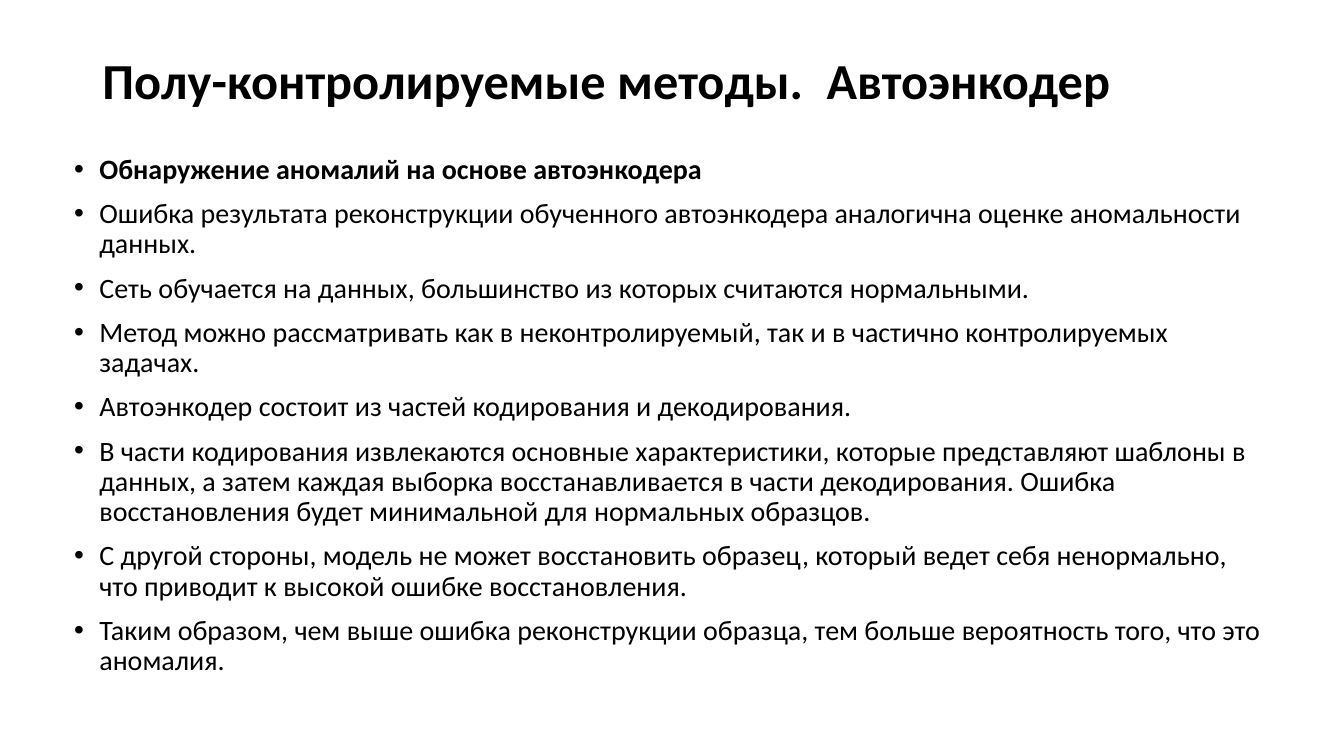
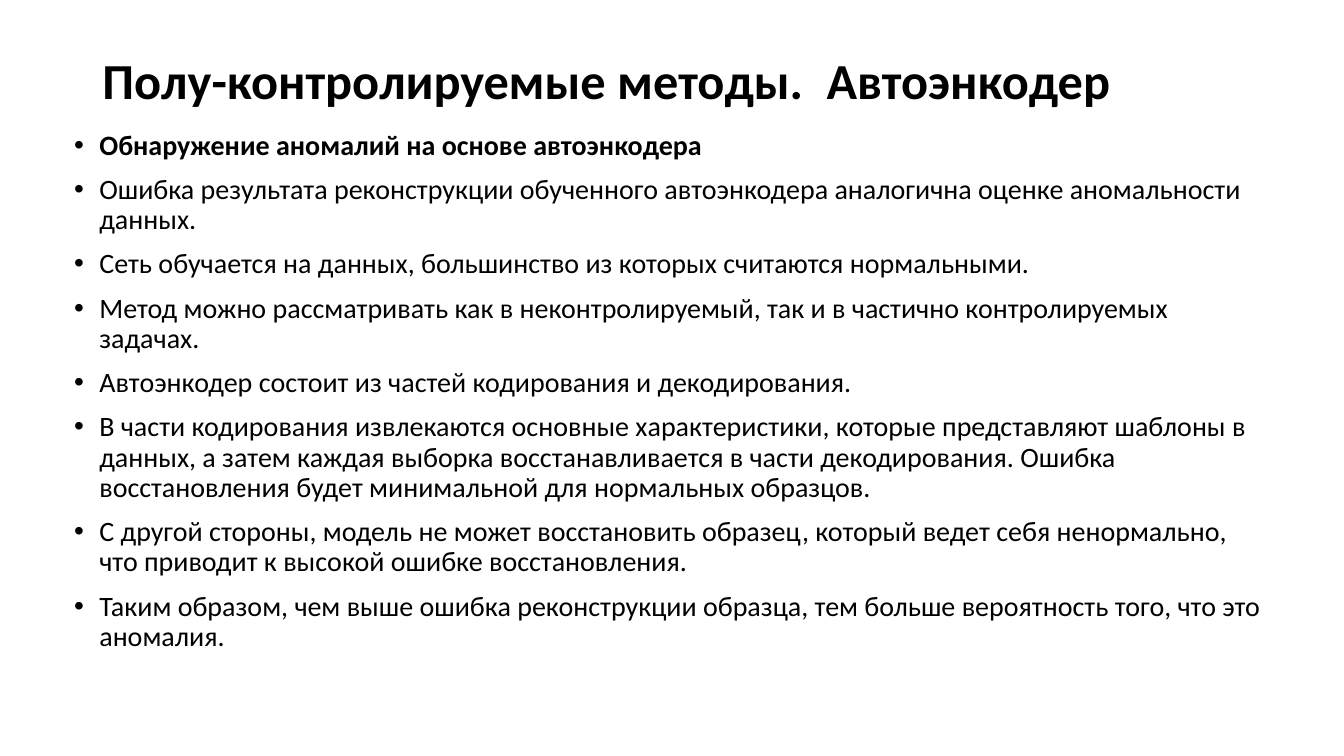
Before and after one commit to MVRonkin/TimeSeriesCourse, a slide deck: slide 31 of 2025/LEC/06-2 Обнаружение аномалий.pptx (slide 29 before the commit). Drawn at 1344x756 pixels with LibreOffice and Linux fonts; fonts in the diff are those of the drawing. Boxes give left, top, right and bottom in pixels: in the first picture for what was removed or moved away, otherwise in the second. Text is boxed around its words. In the diff, an @@ line names an element or a change of style, - is before the commit and + after.

```diff
--- a/2025/LEC/06-2 Обнаружение аномалий.pptx
+++ b/2025/LEC/06-2 Обнаружение аномалий.pptx
@@ text "Обнаружение аномалий на основе автоэнкодера": place and size @@
-text "Обнаружение аномалий на основе автоэнкодера" at (99,159,1260,671)
+text "Обнаружение аномалий на основе автоэнкодера" at (99,135,1260,647)
```
Also in this commit, not shown: 11 other slides changed, 3 slides added.
